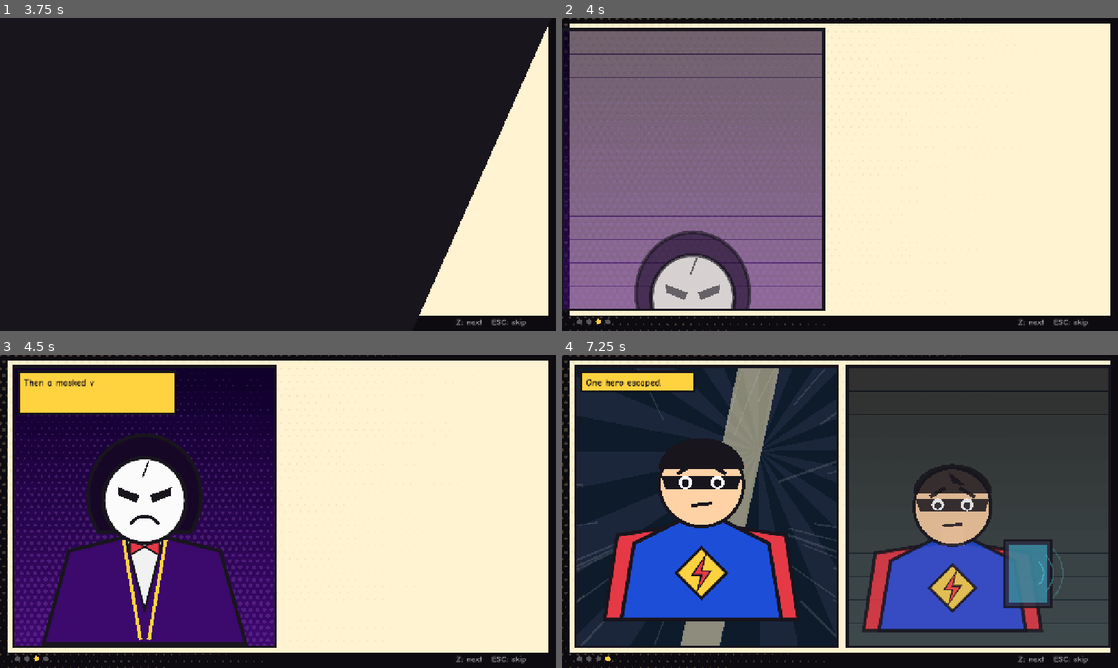
Above: before the commit, frames 1-4 (two rows, left to right).
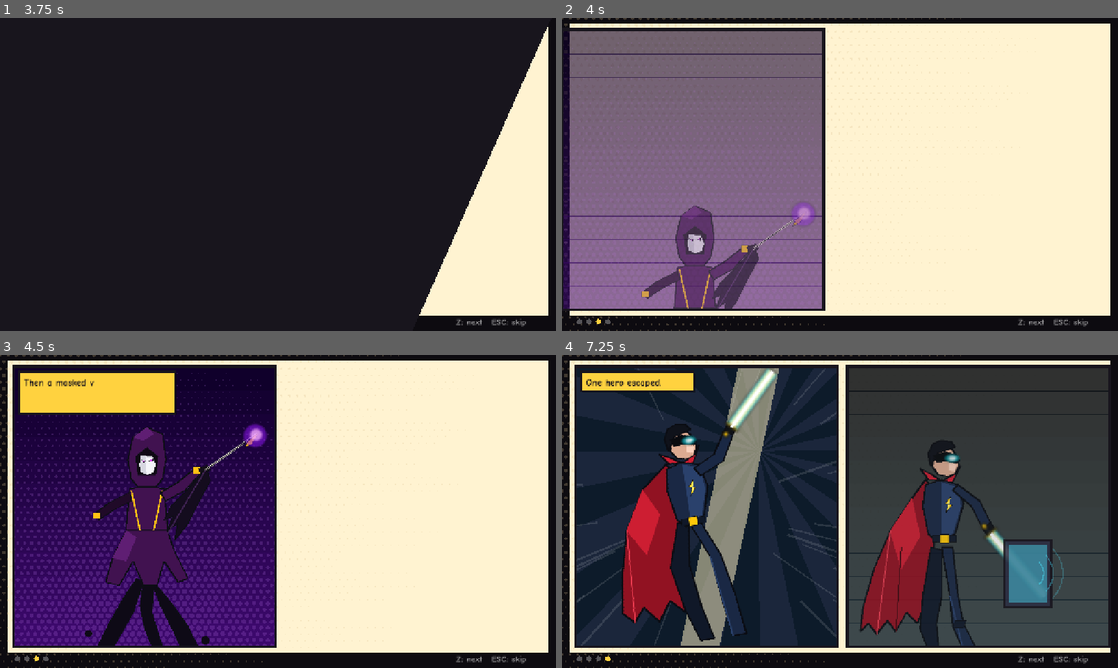
Above: after the commit, the same moments.

Repository: SankeerthNara/TGC-Game-Jam
Game: Godot game, scene res://scenes/main/main.tscn
Two runs of this game, one before a commit and one after it. Both use one fixed random seed, a clock stepped at 60 frames per second and the inputs below. Sound files missing from this copy of the repository are replaced by a short silence.
Inputs (mouse positions are in pixels of both pictures, inside the frame that each line leads up to):
- Up to frame 1 (3.75 s): click "START READING ▶" at 0.5 s; tap Enter at 1.25 s; move the mouse to (400, 158) at 1.27 s; hold Right 1.28-2 s; tap Z at 1.35 s; click (400, 158) at 1.42 s; tap Space at 1.52, 1.82 s; drag from (166, 190) to (250, 237) at 2.02 s; move the mouse to (333, 105) at 2.77 s; hold Right 2.78-3.5 s; tap C at 2.85 s; drag from (250, 237) to (111, 127) at 3.52 s
- Up to frame 2 (4 s): no input
- Up to frame 3 (4.5 s): move the mouse to (444, 558) at 4.27 s; hold Left from 4.28 s (still down); tap F at 4.35 s
- Up to frame 4 (7.25 s): tap Space at 4.52, 4.82 s; release Left at 5 s; drag from (673, 464) to (756, 433) at 5.02 s; move the mouse to (867, 511) at 5.77 s; hold Down 5.78-6.5 s; tap K at 5.85 s; click (867, 511) at 5.92 s; drag from (756, 433) to (728, 527) at 6.52 s

Frame 1 is identical in both runs. In frame 2, 4.8% of the frame differs, in the area x 13-46%, y 59-93%; in frame 3, 10%; in frame 4, 25%, in the area x 7-87%, y 4-93%.

Commit message:
editions: story cutscenes use the gameplay sprites (masked villain, unmask crossfade, Narrator reveal, hero), framed to keep faces in view
Co-Authored-By: Claude Opus 5.5 <noreply@anthropic.com>

Diff:
--- a/new-game-project/scripts/story/story_panels.gd
+++ b/new-game-project/scripts/story/story_panels.gd
@@ -34,7 +34,8 @@
 				ci.draw_polyline(PackedVector2Array([Vector2(sz.x * 0.2, 0), Vector2(sz.x * 0.28, sz.y * 0.2), Vector2(sz.x * 0.22, sz.y * 0.25), Vector2(sz.x * 0.32, sz.y * 0.5)]), Color.WHITE, 6.0)
 			var rise := clampf(t / 1.2, 0.0, 1.0)
 			var ease := 1.0 - pow(1.0 - rise, 3.0)
-			A.narrator(ci, Vector2(sz.x * 0.5, sz.y * (1.1 - 0.72 * ease)), sz.y / 330.0, 0.0, "grin", t)
+			if not Sprites.draw(ci, "masked_villain", Vector2(sz.x * 0.5, sz.y * (1.6 - 0.62 * ease)), sz.y * 0.95, 1.0):
+				A.narrator(ci, Vector2(sz.x * 0.5, sz.y * (1.1 - 0.72 * ease)), sz.y / 330.0, 0.0, "grin", t)
 		"earth_darkening":
 			A.fill_bg(ci, sz, Color("0b1d3a"), Color("07030c"))
 			A.stars(ci, sz, t, 5, 40)
@@ -75,16 +76,27 @@
 		"masked_closeup":
 			A.fill_bg(ci, sz, Color("240046"), Color("10002b"))
 			A.halftone(ci, sz, Color(0.8, 0.5, 1.0, 0.2), 12.0, 5.0, Vector2(1, 1))
-			A.narrator(ci, Vector2(sz.x * 0.5, sz.y * 0.4), sz.y / 300.0, 0.0, "grin", t)
+			if not Sprites.draw(ci, "masked_villain", Vector2(sz.x * 0.5, sz.y * 1.35), sz.y * 1.4, 1.0):
+				A.narrator(ci, Vector2(sz.x * 0.5, sz.y * 0.4), sz.y / 300.0, 0.0, "grin", t)
 		"unmask":
 			A.burst(ci, sz, Vector2(sz.x * 0.5, sz.y * 0.4), Color("ffd23f"), Color("ffb703"), 18, t * 0.4)
 			var off := clampf((t - 0.7) / 0.7, 0.0, 1.0)
-			A.narrator(ci, Vector2(sz.x * 0.5, sz.y * 0.42), sz.y / 300.0, off, "grin", t)
+			if Sprites.has("masked_villain") and Sprites.has("narrator_boss"):
+				Sprites.draw(ci, "masked_villain", Vector2(sz.x * 0.5, sz.y * 1.35), sz.y * 1.4, 1.0, Color(1, 1, 1, 1.0 - off))
+				Sprites.draw(ci, "narrator_boss", Vector2(sz.x * 0.5, sz.y * 1.35), sz.y * 1.4, 1.0, Color(1, 1, 1, off))
+				if off > 0.0 and off < 1.0:
+					var mp := Vector2(sz.x * (0.5 + 0.4 * off), sz.y * (0.3 - 0.25 * off))
+					ci.draw_set_transform(mp, off * 5.0, Vector2.ONE)
+					A.ellipse(ci, Vector2.ZERO, sz.y * 0.09, sz.y * 0.12, Color("fbfbfb"), 3.0)
+					ci.draw_set_transform(Vector2.ZERO, 0.0, Vector2.ONE)
+			else:
+				A.narrator(ci, Vector2(sz.x * 0.5, sz.y * 0.42), sz.y / 300.0, off, "grin", t)
 		"narrator_reveal":
 			A.burst(ci, sz, Vector2(sz.x * 0.5, sz.y * 0.5), Color("5a189a"), Color("7b2cbf"), 22, -t * 0.3)
 			A.halftone(ci, sz, Color(1, 0.85, 0.3, 0.2), 14.0, 6.0, Vector2(0.5, 0.5))
 			var zoom := 1.0 + 0.05 * t
-			A.narrator(ci, Vector2(sz.x * 0.5, sz.y * 0.48), sz.y / 280.0 * zoom, 1.0, "grin", t)
+			if not Sprites.draw(ci, "narrator_boss", Vector2(sz.x * 0.5, sz.y * 1.12), sz.y * 1.12 * minf(zoom, 1.06), 1.0):
+				A.narrator(ci, Vector2(sz.x * 0.5, sz.y * 0.48), sz.y / 280.0 * zoom, 1.0, "grin", t)
 		"grab":
 			A.fill_bg(ci, sz, Color("fff3d1"), Color("ffd6a5"))
 			A.speed_lines(ci, sz, Vector2(sz.x * 0.35, sz.y * 0.45), t, Color(0, 0, 0, 0.25))
@@ -211,10 +223,12 @@
 			A.burst(ci, sz, Vector2(sz.x * 0.7, sz.y * 0.3), Color("0d1b2a"), Color("1b263b"), 16, t * 0.3)
 			ci.draw_colored_polygon(PackedVector2Array([Vector2(sz.x * 0.62, 0), Vector2(sz.x * 0.78, 0), Vector2(sz.x * 0.55, sz.y), Vector2(sz.x * 0.4, sz.y)]), Color(1, 0.95, 0.75, 0.5))
 			A.speed_lines(ci, sz, Vector2(sz.x * 0.5, sz.y * 0.5), t, Color(1, 1, 1, 0.12))
-			A.hero_bust(ci, 0, Vector2(sz.x * 0.48, sz.y * 0.42), sz.y / 330.0, "determined", t)
+			if not Sprites.draw(ci, "hero_jump", Vector2(sz.x * 0.5, sz.y * 0.98), sz.y * 1.0, 1.0, Color.WHITE, 1.0, -0.15):
+				A.hero_bust(ci, 0, Vector2(sz.x * 0.48, sz.y * 0.42), sz.y / 330.0, "determined", t)
 		"op_comms":
 			A.fill_bg(ci, sz, Color("0b0f14"), Color("1b2a33"))
-			A.hero_bust(ci, 0, Vector2(sz.x * 0.4, sz.y * 0.5), sz.y / 360.0, "determined", t)
+			if not Sprites.draw(ci, "hero_idle", Vector2(sz.x * 0.36, sz.y * 1.02), sz.y * 1.0, 1.0):
+				A.hero_bust(ci, 0, Vector2(sz.x * 0.4, sz.y * 0.5), sz.y / 360.0, "determined", t)
 			var dev := Rect2(Vector2(sz.x * 0.6, sz.y * 0.62), Vector2(sz.x * 0.18, sz.y * 0.24))
 			ci.draw_rect(dev, Color("2b2d42"))
 			ci.draw_rect(dev, A.INK, false, 4.0)
--- a/new-game-project/scripts/tools/cutscene_shots.gd
+++ b/new-game-project/scripts/tools/cutscene_shots.gd
@@ -1,7 +1,7 @@
 extends Node
 ## Renders frames of the comic story cutscenes to PNGs for a visual check (not part of the game).
 
-const SHOTS := [["ending_sun", 0, 4.0], ["ending_sun", 1, 5.0], ["ending_lava", 0, 4.0], ["ending_lava", 1, 5.0]]
+const SHOTS := [["book", 2, 4.0], ["book", 3, 5.0], ["reveal", 0, 4.0], ["reveal", 1, 6.5]]
 
 
 func _ready() -> void:
Not shown, changed: docs/NIGHT_LOG.md
